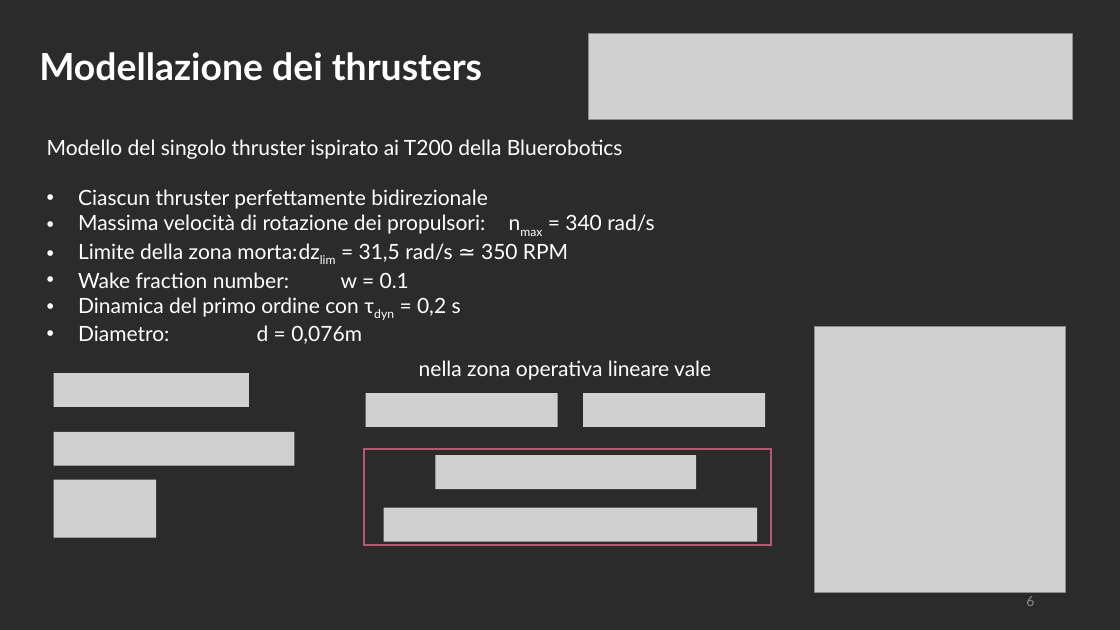
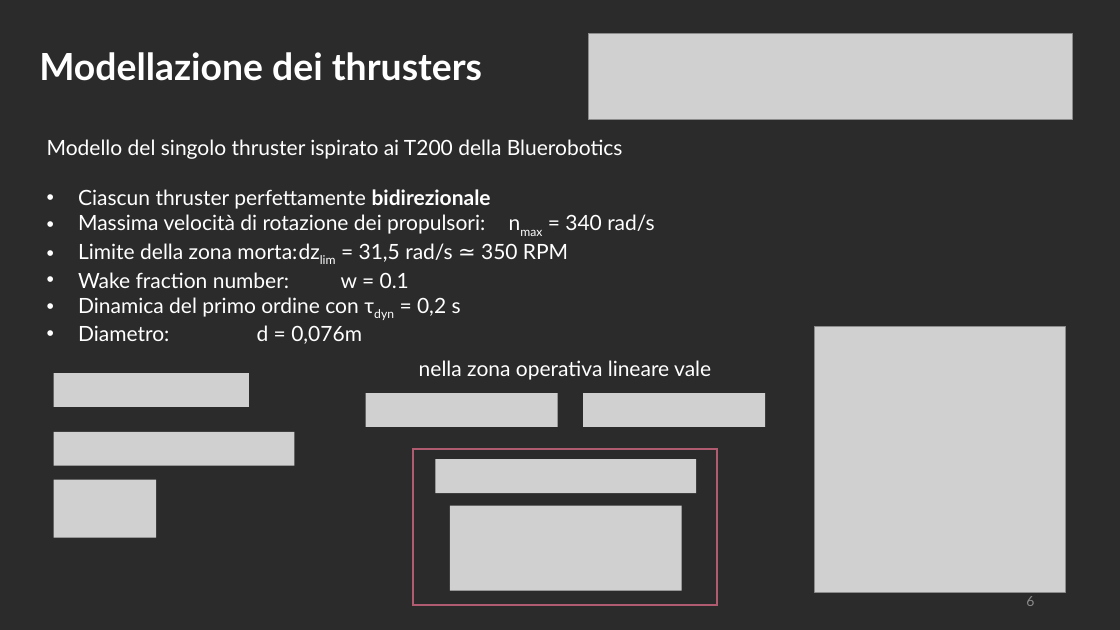
Before and after one commit to polifab/Subacquei_modello, a slide deck: slide 6 of presentazione.pptx. Drawn at 1120x630 pixels with LibreOffice and Linux fonts; fonts in the diff are those of the drawing; grey boxes stand for pictures; background and template pictures are left out; a plain dark background stands for a picture behind light text. Boxes give left, top, right and bottom in pixels: in the first picture for what was removed or moved away, otherwise in the second. Text is boxed around its words. In the diff, an @@ line names an element or a change of style, - is before the commit and + after.

```diff
--- a/presentazione.pptx
+++ b/presentazione.pptx
@@ text at (78, 189, 491, 209): bold on in "bidirezionale" @@
@@ rectangle: place and size @@
-rectangle at (365, 450, 772, 545)
+rectangle at (413, 450, 718, 606)
@@ picture: place and size @@
-picture at (435, 455, 696, 489)
+picture at (435, 460, 696, 493)
@@ picture: place and size @@
-picture at (384, 507, 758, 541)
+picture at (450, 506, 681, 591)
```
Also in this commit, not shown: 10 other slides changed.
